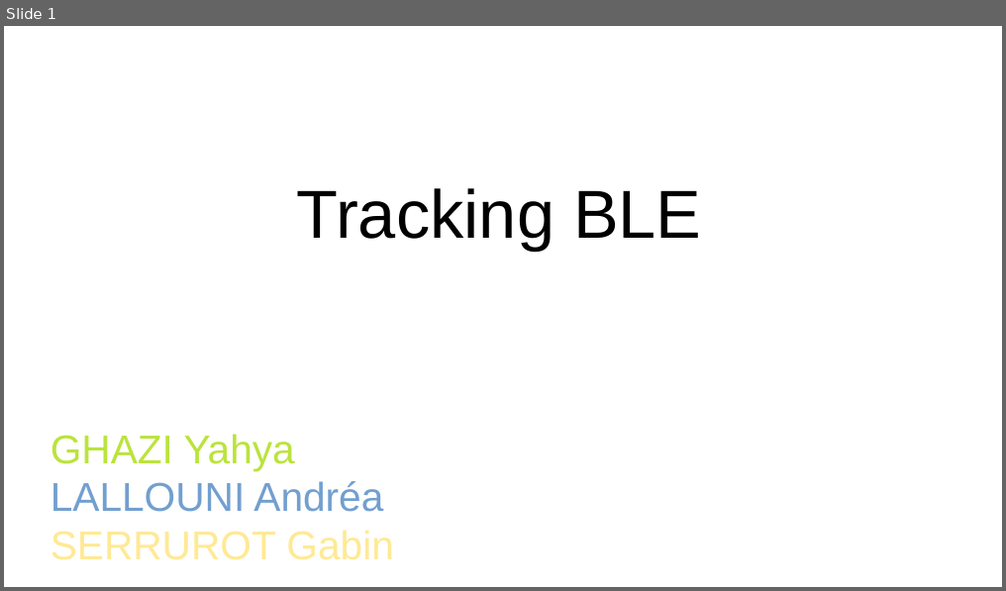
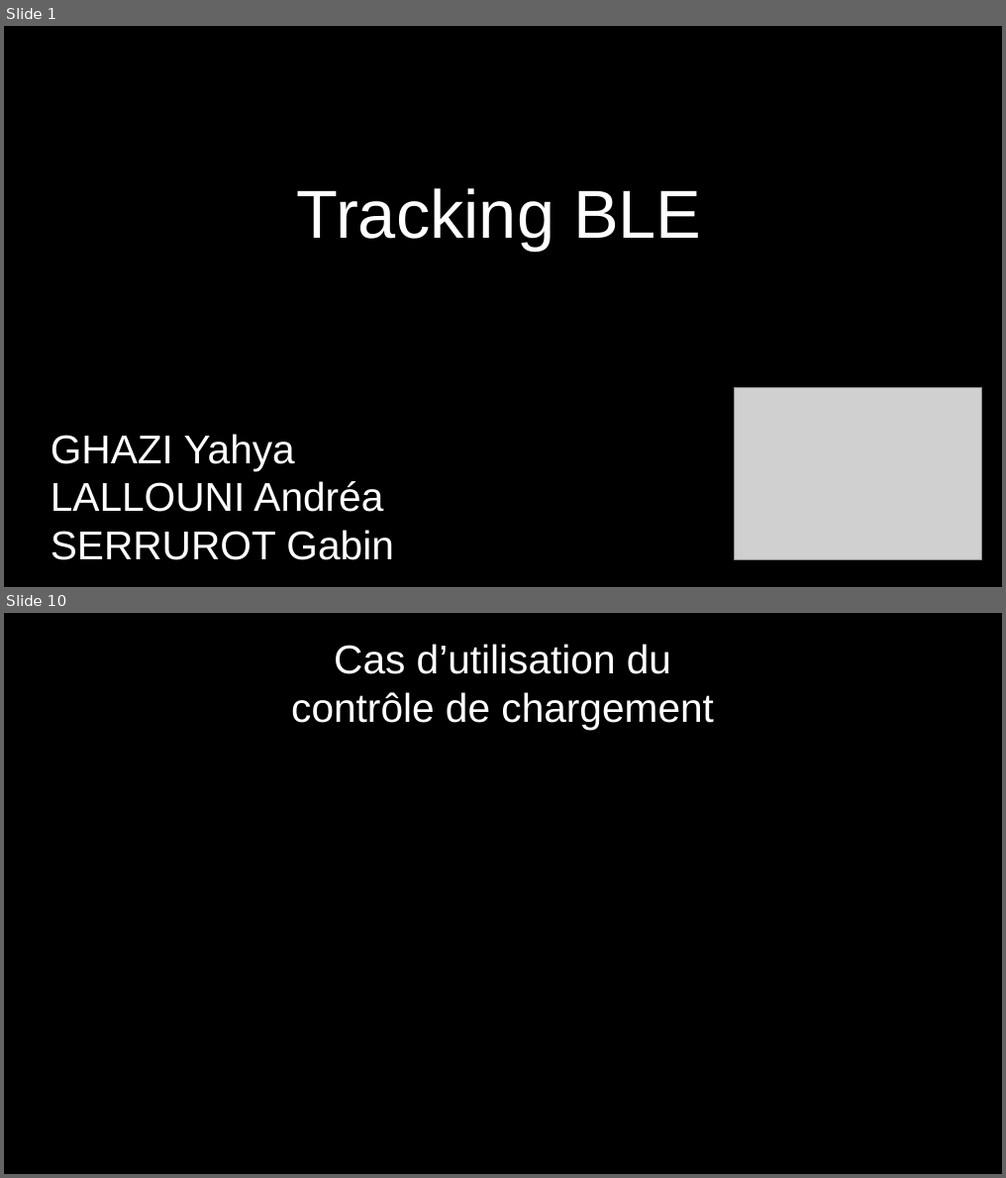
Before and after one commit to Gabin221/Tracking-BLE-documents, a slide deck: Revues/Revues1/presentation_yahya_andrea_gabin.odp. Shown one above the other, each under a label of ours: slide 1 before the commit, slides 1 and 10 after it; the slides between them are not shown. The pictures are 1006x591 and 1006x1178 pixels, drawn with LibreOffice and Linux fonts; fonts in the diff are those of the drawing; grey boxes stand for pictures; background and template pictures are left out. Boxes give left, top, right and bottom in pixels: in the first picture for what was removed or moved away, otherwise in the second. Text is boxed around its words. In the diff, an @@ line names an element or a change of style, - is before the commit and + after.

```diff
--- a/Revues/Revues1/presentation_yahya_andrea_gabin.odp
+++ b/Revues/Revues1/presentation_yahya_andrea_gabin.odp
@@ slide 10 added at bbox=[4, 613, 1002, 1174], background #000000 @@
@@ title added at bbox=[291, 644, 714, 730], 32 pt, text #FFFFFF @@
+Cas d’utilisation du
+contrôle de chargement
@@ slide 1 changed as well @@
@@ background #FFFFFF to #000000 @@
@@ title "Tracking BLE" at bbox=[297, 188, 701, 251]: text colour #000000 to #FFFFFF @@
@@ picture added at bbox=[735, 388, 982, 562] @@
@@ title "GHAZI Yahya LALLOUNI Andréa SERRUROT ..." at bbox=[51, 434, 393, 561]: text colour #BBE33D to #FFFFFF in "GHAZI Yahya"; text colour #729FCF to #FFFFFF in "LALLOUNI Andréa"; text colour #FFE994 to #FFFFFF in "SERRUROT Gabin" @@
```
Also in this commit, not shown: 20 other slides added, 1 other file.
